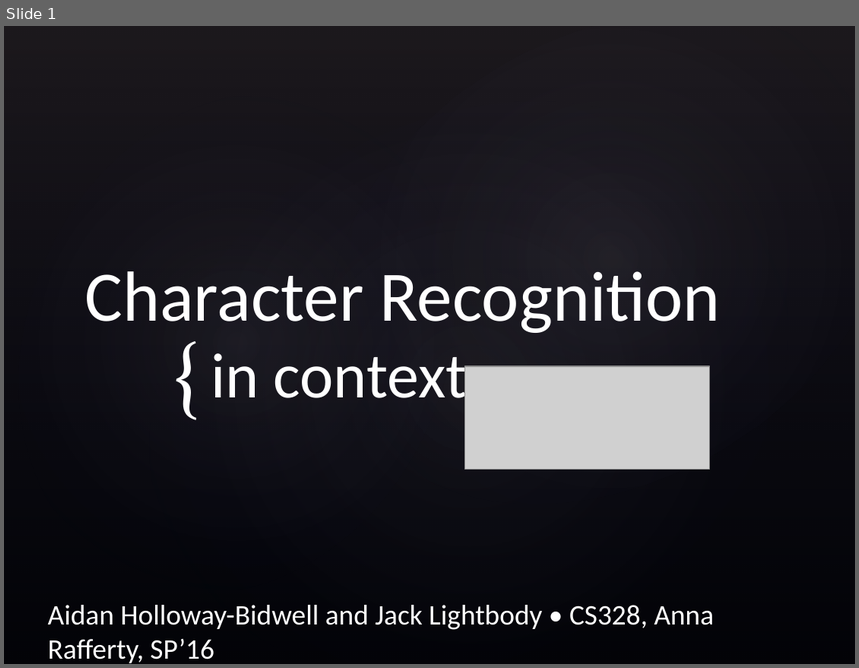
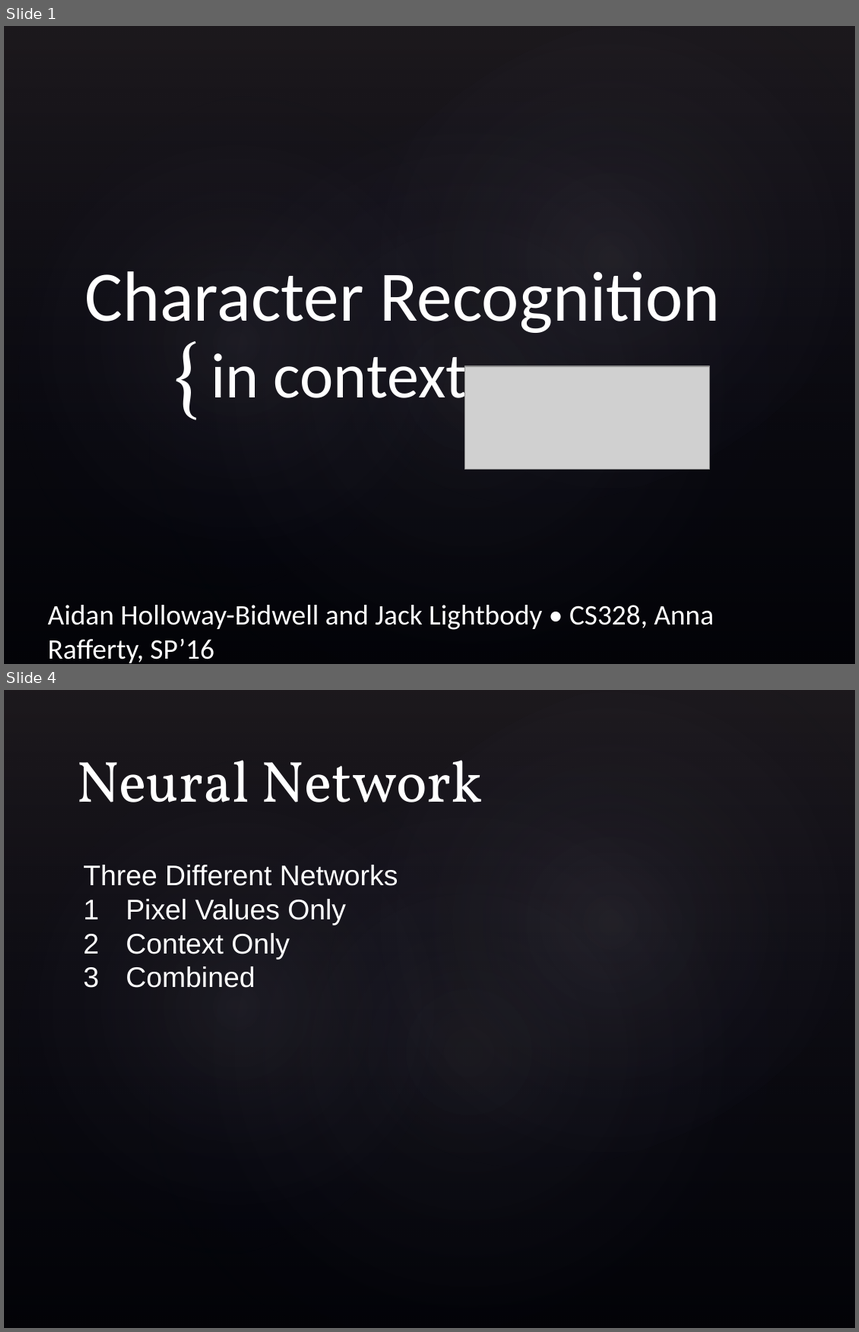
Before and after one commit to jacklightbody/character_recognizer, a slide deck: HollowayBidwellLightbody.pptx. Shown one above the other, each under a label of ours: slide 1 before the commit, slides 1 and 4 after it; the slides between them are not shown. The pictures are 859x668 and 859x1332 pixels, drawn with LibreOffice and Linux fonts; fonts in the diff are those of the drawing; grey boxes stand for pictures; background and template pictures are left out. Boxes give left, top, right and bottom in pixels: in the first picture for what was removed or moved away, otherwise in the second. Text is boxed around its words. In the diff, an @@ line names an element or a change of style, - is before the commit and + after.

```diff
--- a/HollowayBidwellLightbody.pptx
+++ b/HollowayBidwellLightbody.pptx
@@ slide 4 added at (4, 690, 855, 1328), background picture (left out); not listed: 4 template elements that a slide beside it also shows @@
@@ title added at (76, 760, 484, 802), 49 pt, text #FFFFFF @@
+Neural Network
@@ text added at (83, 865, 398, 988), 24 pt, text #FFFFFF @@
+Three Different Networks
+1 Pixel Values Only
+2 Context Only
+3 Combined
```
Also in this commit, not shown: 1 slide changed, 5 other slides added, 2 other files.
